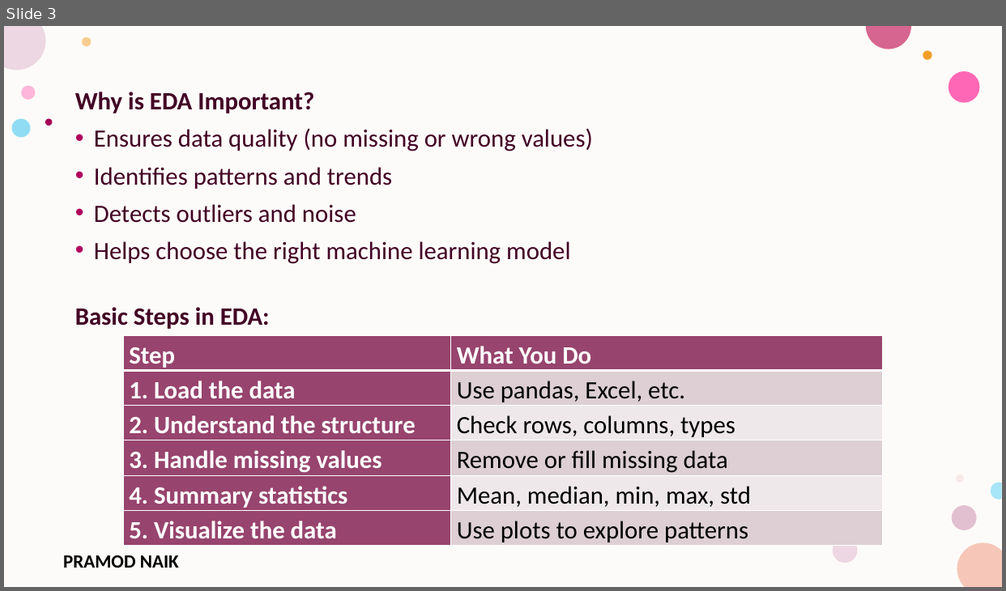
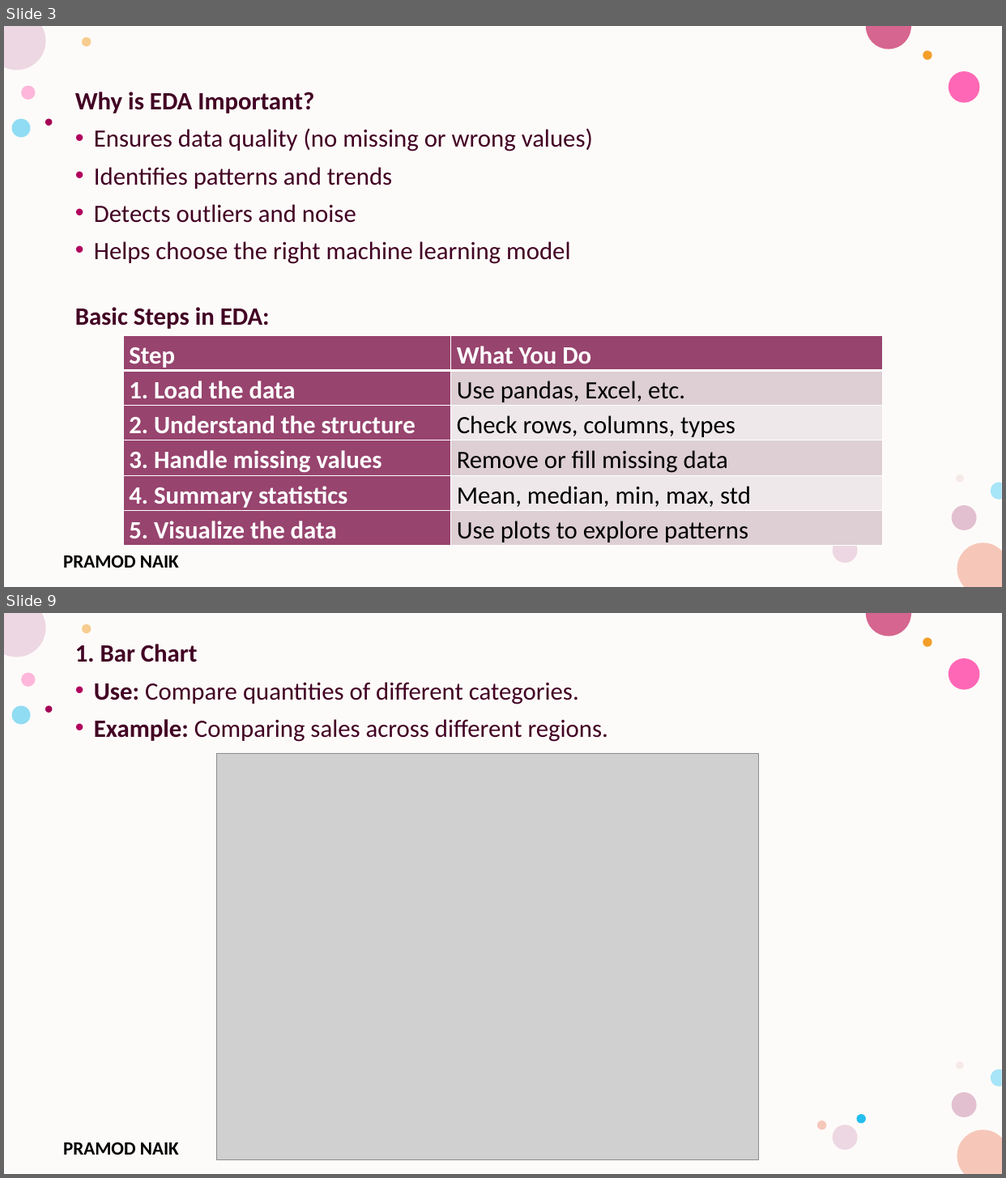
Before and after one commit to PRAMODNAIK-DEV/MCA-2nd-Sem-ML-Data-Analytics-Shridevi-College, a slide deck: Theory Class-Notes/Unit-5 Data Analytics and Real-World Applications.pptx. Shown one above the other, each under a label of ours: slide 3 before the commit, slides 3 and 9 after it; the slides between them are not shown. The pictures are 1006x591 and 1006x1178 pixels, drawn with LibreOffice and Linux fonts; fonts in the diff are those of the drawing; grey boxes stand for pictures; background and template pictures are left out. Boxes give left, top, right and bottom in pixels: in the first picture for what was removed or moved away, otherwise in the second. Text is boxed around its words. In the diff, an @@ line names an element or a change of style, - is before the commit and + after.

```diff
--- a/Theory Class-Notes/Unit-5 Data Analytics and Real-World Applications.pptx
+++ b/Theory Class-Notes/Unit-5 Data Analytics and Real-World Applications.pptx
@@ slide 9 added at [4, 613, 1002, 1174], background #FFFFFF; not listed: 17 template elements that a slide beside it also shows @@
@@ text added at [75, 644, 608, 742], 24 pt, text #420023 @@
+1. Bar Chart
+• Use: Compare quantities of different categories.
+• Example: Comparing sales across different regions.
@@ picture added at [216, 754, 760, 1161] @@
```
Also in this commit, not shown: 1 slide changed, 24 other slides added.
